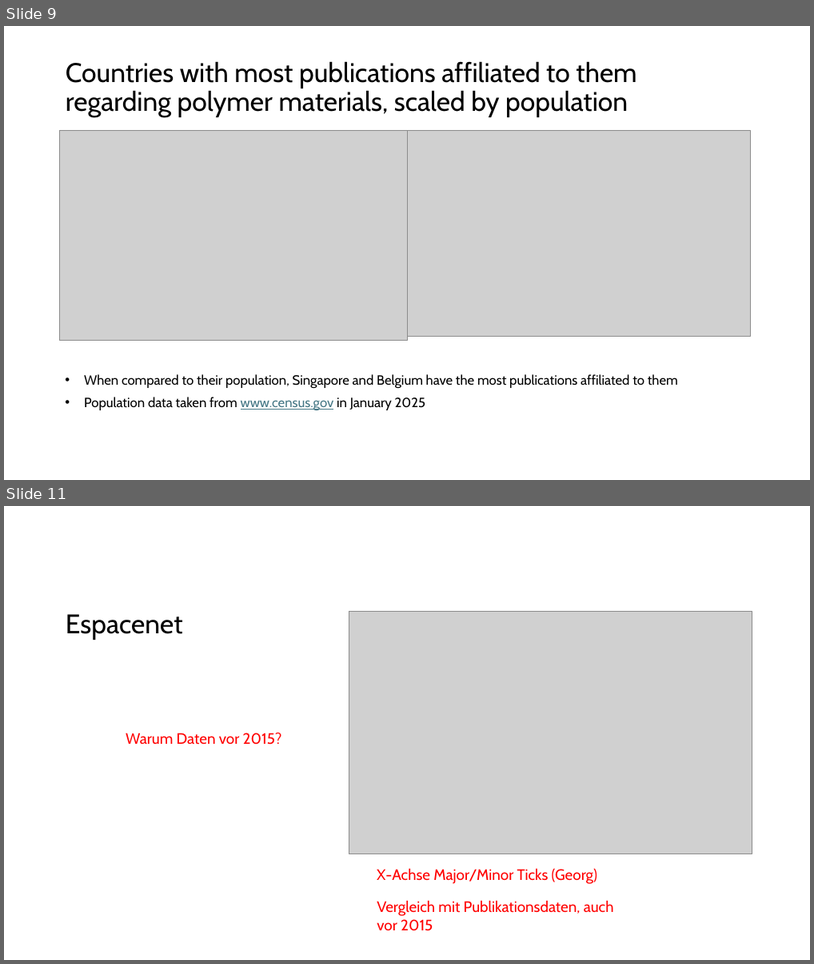
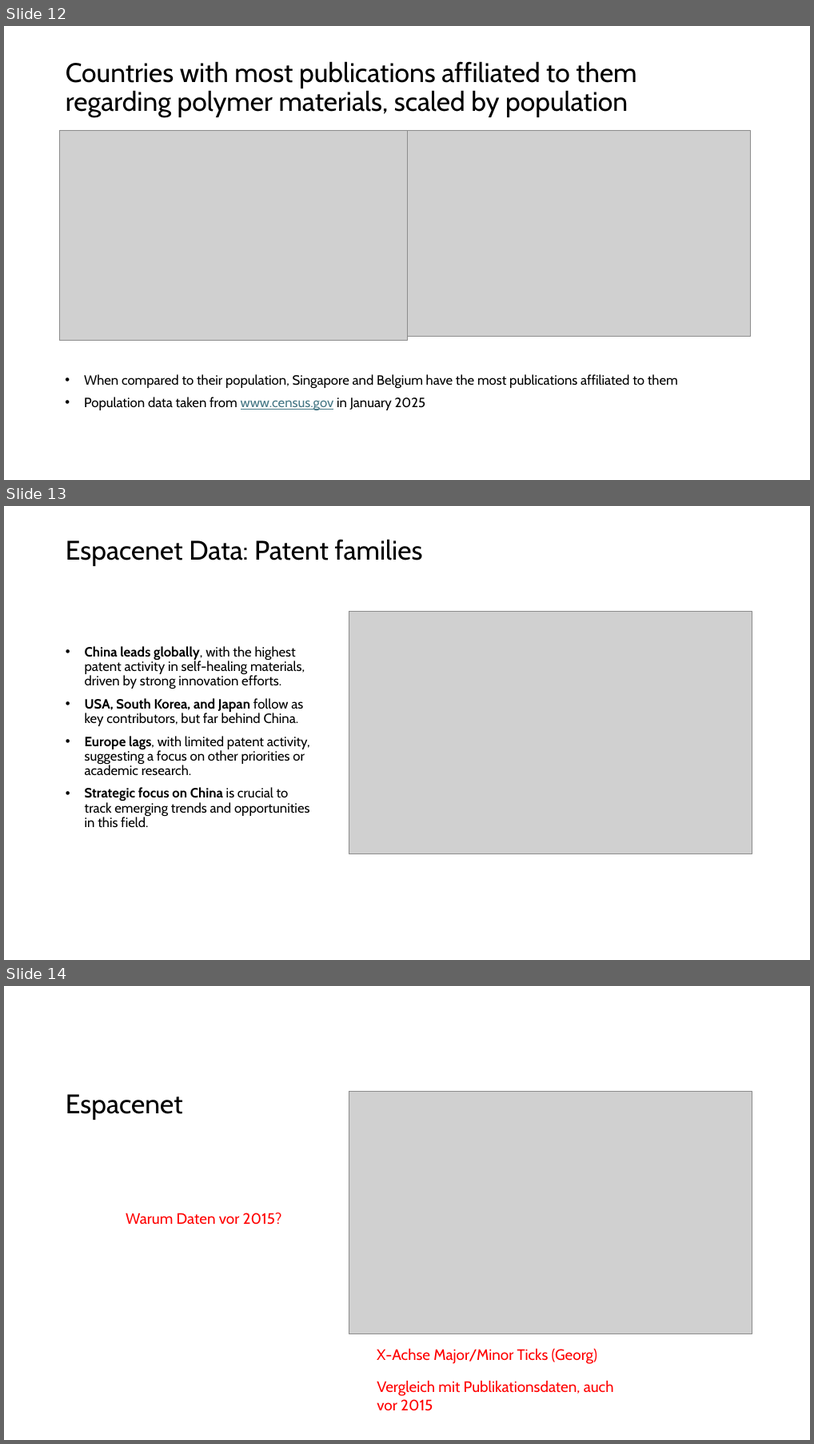
Before and after one commit to GMPuntigam/DataDrivenForesight, a slide deck: presentation/DataDrivenForesight.pptx. Shown one above the other, each under a label of ours: slides 9 and 11 before the commit, slides 12, 13 and 14 after it; the slides between them are not shown. The pictures are 814x964 and 814x1444 pixels, drawn with LibreOffice and Linux fonts; fonts in the diff are those of the drawing; grey boxes stand for pictures. Boxes give left, top, right and bottom in pixels: in the first picture for what was removed or moved away, otherwise in the second. Text is boxed around its words. In the diff, an @@ line names an element or a change of style, - is before the commit and + after.

```diff
--- a/presentation/DataDrivenForesight.pptx
+++ b/presentation/DataDrivenForesight.pptx
@@ slide 13 added at <box>4,506,810,960</box>, background #FFFFFF @@
@@ text added at <box>66,539,423,566</box>, 32 pt, text #000000 @@
+Espacenet Data: Patent families
@@ picture added at <box>350,612,753,853</box> @@
@@ text added at <box>85,646,310,828</box>, 16 pt, text #000000 @@
+• China leads globally, with the highest patent activity in self-healing materials, driven by strong innovation efforts.
+• USA, South Korea, and Japan follow as key contributors, but far behind China.
+• Europe lags, with limited patent activity, suggesting a focus on other priorities or academic research.
+• Strategic focus on China is crucial to track emerging trends and opportunities in this field.
@@ what was slide 9 is now slide 12 @@
@@ what was slide 11 is now slide 14 @@
```
Also in this commit, not shown: 2 slides changed, 3 other slides added, 2 slides removed, 1 other file.
